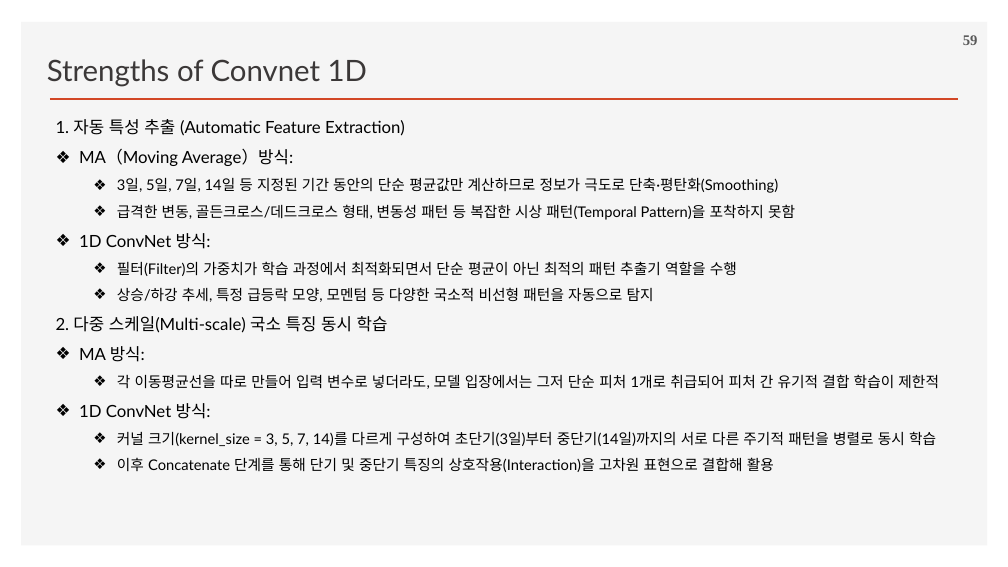
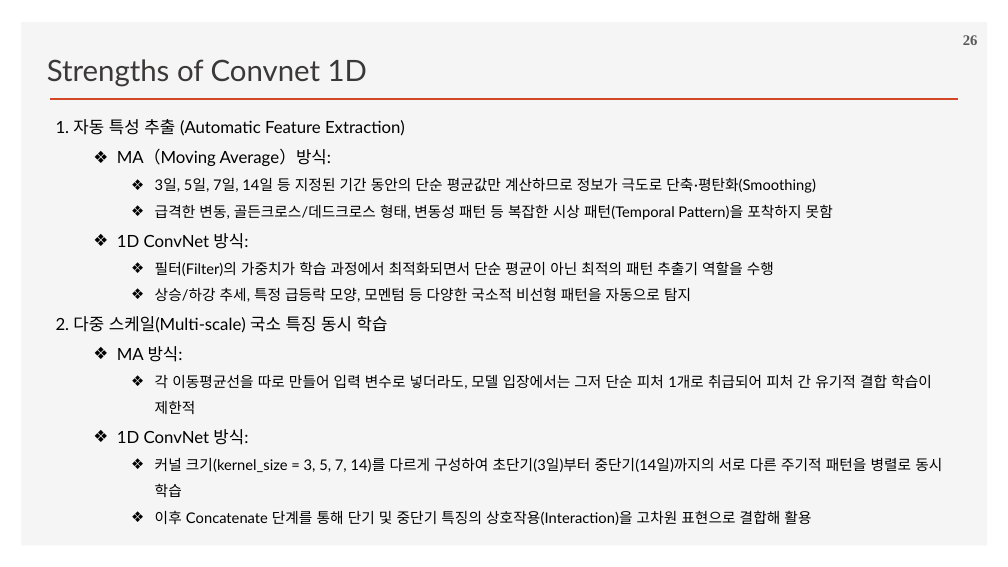
Before and after one commit to ancestor9/2026_Fall_Deep-Learning-with-Python, a slide deck: slide 26 of Chapter 13 Timeseries forecasting.pptx (slide 59 before the commit). Drawn at 1008x567 pixels with LibreOffice and Linux fonts; fonts in the diff are those of the drawing; background and template pictures are left out. Boxes give left, top, right and bottom in pixels: in the first picture for what was removed or moved away, otherwise in the second. Text is boxed around its words. In the diff, an @@ line names an element or a change of style, - is before the commit and + after.

```diff
--- a/Chapter 13 Timeseries forecasting.pptx
+++ b/Chapter 13 Timeseries forecasting.pptx
@@ page number at [963,35,978,45]: text changed @@
-59
+26
@@ text at [117,149,942,525]: list level 1 to 2 in "MA（Moving Average）방식:"; list level 2 to 3 in "3일, 5일, 7일, 14일 등 ..."; list level 2 to 3 in "급격한 변동, 골든크로스/데드크로스 형태, 변동성 ..."; list level 1 to 2 in "1D ConvNet 방식:"; list level 2 to 3 in "필터(Filter)의 가중치가 학습 과정에서 최적화되면서 ..."; list level 2 to 3 in "상승/하강 추세, 특정 급등락 모양, ..."; list level 1 to 2 in "MA 방식:"; list level 2 to 3 in "각 이동평균선을 따로 만들어 입력 ..."; list level 2 to 3 in "커널 크기(kernel_size = 3, 5, ..."; list level 2 to 3 in "이후 Concatenate 단계를 통해 단기 ..." @@
```
Also in this commit, not shown: 18 other slides changed.
